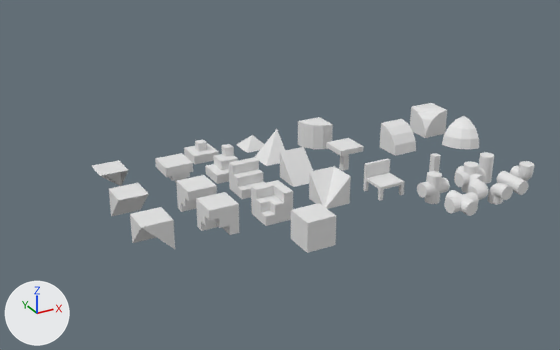
What one commit did to the glTF model dist/models/blocks.glb.
Both versions are drawn from a camera (50 mm lens) standing at (-13.76, -9.39, 10.94) and looking at (-1.91, 12.16, 0.17). The lights are fixed; the arrows at lower left show +X, +Y and +Z. Where no turn or scale is listed for an object, it has been applied to the vertices.

The first picture shows 'cube', 'hill', 'hill-inset', 'hill-outset', 'slope', 'slope-inset', 'slope-reverse', 'slope-reverse-inset', 'stairs', 'stairs-inset', 'stairs-reverse', 'stairs-reverse-inset'.
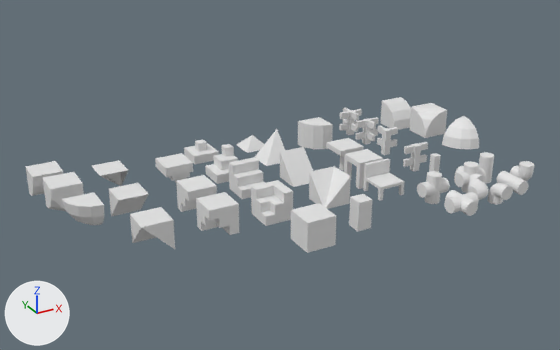
Where the change shows, as pixel boxes [x1, y1, x2, y2] in the pictures (560 x 350 px):
```json
{"object": "hill", "change": "moved", "before": [380, 119, 416, 156], "after": [381, 97, 411, 130]}
{"object": "hill-reverse-inset", "change": "added", "after": [43, 172, 84, 211]}
{"object": "hill-reverse-outset", "change": "added", "after": [61, 192, 104, 225]}
{"object": "pillar", "change": "added", "after": [349, 194, 372, 231]}
{"object": "hill-reverse", "change": "added", "after": [25, 161, 63, 196]}
{"object": "table2", "change": "added", "after": [344, 149, 383, 189]}
{"object": "fence", "change": "added", "after": [403, 142, 428, 171]}
{"object": "fence-tee", "change": "added", "after": [356, 117, 379, 144]}
{"object": "fence-cross", "change": "added", "after": [339, 108, 362, 135]}
{"object": "fence-corner", "change": "added", "after": [377, 125, 398, 155]}
```

The change, as JSON lines over the scene's bpy script:
```json
{"op": "add", "block": "me_cube_060", "code": ["me_cube_060 = bpy.data.meshes.new('Cube.060')", "me_cube_060.from_pydata(...)  # 76 vertices, 148 faces; spans x -0.5..0.5, y -0.5..0.125, z -0.5..0.5"]}
{"op": "add", "block": "me_cube_041", "code": ["me_cube_041 = bpy.data.meshes.new('Cube.041')", "me_cube_041.from_pydata(...)  # 68 vertices, 132 faces; spans x -0.125..0.5, y -0.125..0.5, z -0.5..0.5"]}
{"op": "add", "block": "me_cube_015", "code": ["me_cube_015 = bpy.data.meshes.new('Cube.015')", "me_cube_015.from_pydata(...)  # 84 vertices, 164 faces; spans x -0.5..0.5, y -0.5..0.5, z -0.5..0.5"]}
{"op": "add", "block": "me_cube_014", "code": ["me_cube_014 = bpy.data.meshes.new('Cube.014')", "me_cube_014.from_pydata(...)  # 44 vertices, 84 faces; spans x -0.5..0.5, y -0.125..0.125, z -0.5..0.5"]}
{"op": "add", "block": "me_cube_013", "code": ["me_cube_013 = bpy.data.meshes.new('Cube.013')", "me_cube_013.from_pydata(...)  # 32 vertices, 60 faces; spans x -0.5..0.5, y -0.5..0.5, z -0.5..0.5"]}
{"op": "add", "block": "me_cube_008", "code": ["me_cube_008 = bpy.data.meshes.new('Cube.008')", "me_cube_008.from_pydata(...)  # a box spanning x -0.25..0.25, y -0.25..0.25, z -0.5..0.5"]}
{"op": "add", "block": "me_cylinder_004", "code": ["me_cylinder_004 = bpy.data.meshes.new('Cylinder.004')", "me_cylinder_004.from_pydata(...)  # 13 vertices, 22 faces; spans x -0.5..0.5, y -0.5..0.5, z -0.5..0.5"]}
{"op": "add", "block": "me_sphere_001", "code": ["me_sphere_001 = bpy.data.meshes.new('Sphere.001')", "me_sphere_001.from_pydata(...)  # 22 vertices, 40 faces; spans x -0.5..0.5, y -0.5..0.5, z -0.5..0.5"]}
{"op": "add", "block": "me_cylinder_002", "code": ["me_cylinder_002 = bpy.data.meshes.new('Cylinder.002')", "me_cylinder_002.from_pydata(...)  # 12 vertices, 20 faces; spans x -0.5..0.5, y -0.5..0.5, z -0.5..0.5"]}
{"op": "set", "path": "ob_hill.location", "old": "(3.67, 12.88, 0.31)", "new": "(5.3, 15.09, 0.31)"}
{"op": "add", "block": "ob_fence_tee", "code": ["ob_fence_tee = bpy.data.objects.new('fence-tee', me_cube_060)", "ob_fence_tee.location = (3.44, 14.63, 0.0)"]}
{"op": "add", "block": "ob_fence_corner", "code": ["ob_fence_corner = bpy.data.objects.new('fence-corner', me_cube_041)", "ob_fence_corner.location = (3.44, 13.34, 0.0)"]}
{"op": "add", "block": "ob_fence_cross", "code": ["ob_fence_cross = bpy.data.objects.new('fence-cross', me_cube_015)", "ob_fence_cross.location = (3.44, 15.82, 0.0)"]}
{"op": "add", "block": "ob_fence", "code": ["ob_fence = bpy.data.objects.new('fence', me_cube_014)", "ob_fence.location = (3.44, 11.51, 0.0)"]}
{"op": "add", "block": "ob_table2", "code": ["ob_table2 = bpy.data.objects.new('table2', me_cube_013)", "ob_table2.location = (1.42, 11.94, -0.2)"]}
{"op": "add", "block": "ob_pillar", "code": ["ob_pillar = bpy.data.objects.new('pillar', me_cube_008)", "ob_pillar.location = (-0.92, 8.68, 0.0)"]}
{"op": "add", "block": "ob_hill_reverse_inset", "code": ["ob_hill_reverse_inset = bpy.data.objects.new('hill-reverse-inset', me_cylinder_004)", "ob_hill_reverse_inset.location = (-9.02, 13.37, 0.52)"]}
{"op": "add", "block": "ob_hill_reverse_outset", "code": ["ob_hill_reverse_outset = bpy.data.objects.new('hill-reverse-outset', me_sphere_001)", "ob_hill_reverse_outset.location = (-8.91, 11.52, 0.52)"]}
{"op": "add", "block": "ob_hill_reverse", "code": ["ob_hill_reverse = bpy.data.objects.new('hill-reverse', me_cylinder_002)", "ob_hill_reverse.location = (-9.2, 15.09, 0.31)"]}
```
